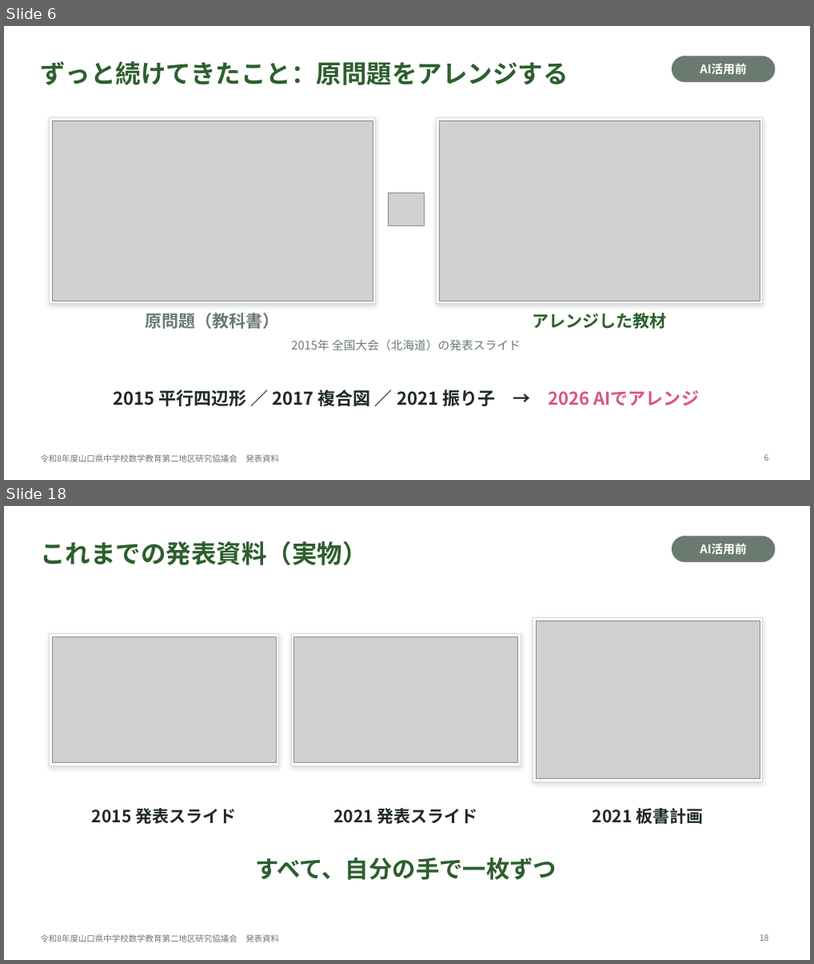
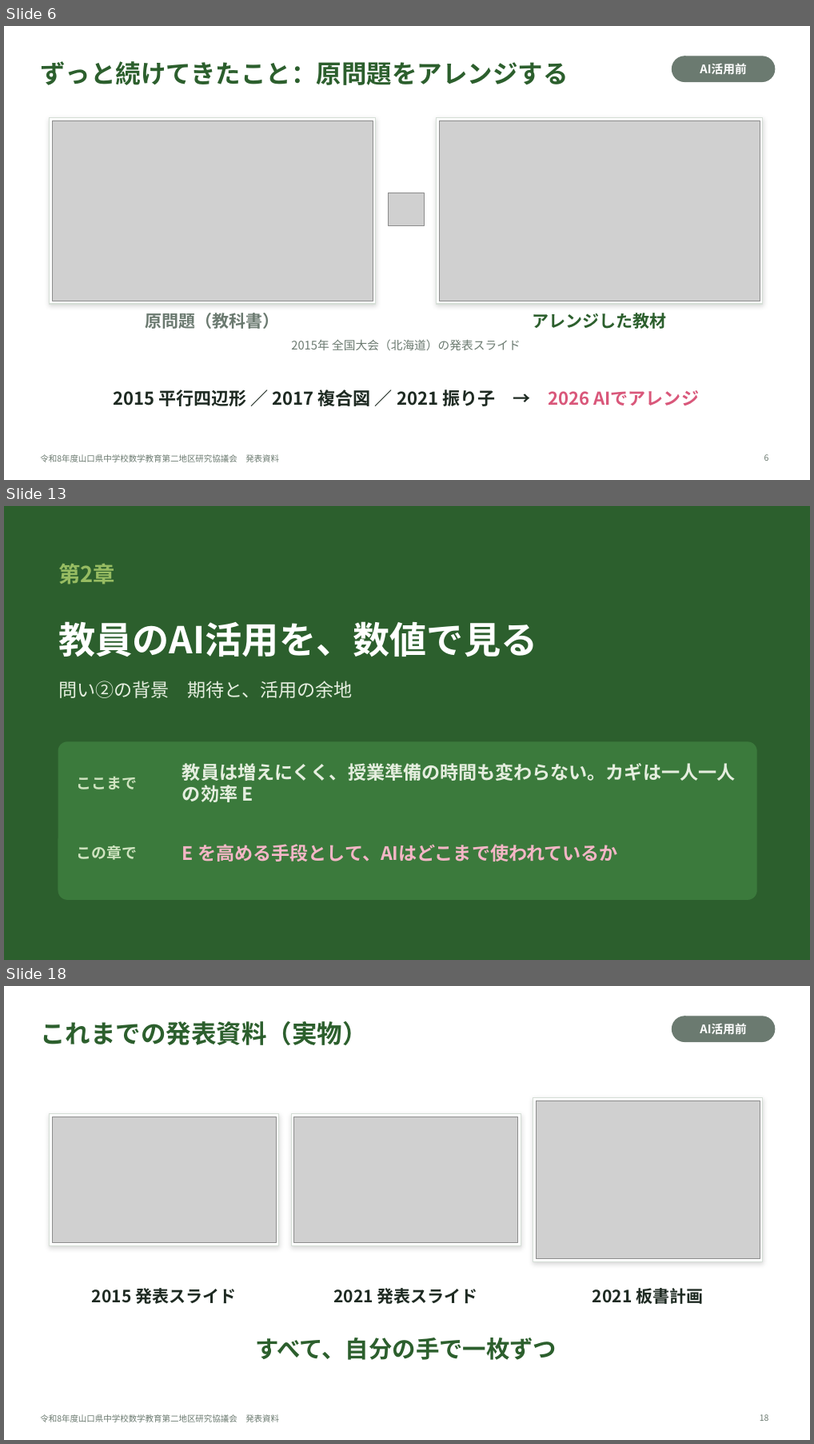
Before and after one commit to margiela14th-sudo/my-ai-project, a slide deck: 07_完成資料/県大会発表_生成AI授業再構築.pptx. Shown one above the other, each under a label of ours: slides 6 and 18 before the commit, slides 6, 13 and 18 after it; the slides between them are not shown. The pictures are 814x964 and 814x1444 pixels, drawn with LibreOffice and Linux fonts; fonts in the diff are those of the drawing; grey boxes stand for pictures. Boxes give left, top, right and bottom in pixels: in the first picture for what was removed or moved away, otherwise in the second. Text is boxed around its words. In the diff, an @@ line names an element or a change of style, - is before the commit and + after.

```diff
--- a/07_完成資料/県大会発表_生成AI授業再構築.pptx
+++ b/07_完成資料/県大会発表_生成AI授業再構築.pptx
@@ slide 13 added at [4,506,810,960], background #2C5F2D @@
@@ text added at [58,564,115,584], 26 pt, text #97BC62, bold @@
+第2章
@@ text added at [58,621,538,656], 44 pt, text #FFFFFF, bold @@
+教員のAI活用を、数値で見る
@@ text added at [58,680,353,698], 22 pt, text #E5EEDF @@
+問い②の背景 期待と、活用の余地
@@ rounded rectangle added at [58,742,757,900], fill #3B7A3C, outline #3B7A3C 1 pt @@
@@ text added at [182,763,735,802], 22 pt, text #E5EEDF, bold @@
+教員は増えにくく、授業準備の時間も変わらない。カギは一人一人の効率 E
@@ text added at [77,776,138,789], 18 pt, text #CFE3C0, bold @@
+ここまで
@@ text added at [77,845,138,860], 18 pt, text #CFE3C0, bold @@
+この章で
@@ text added at [182,844,618,861], 22 pt, text #F4B6C6, bold @@
+E を高める手段として、AIはどこまで使われているか
```
Also in this commit, not shown: 16 slides changed, 4 other slides added, 4 slides removed, 10 other files.
